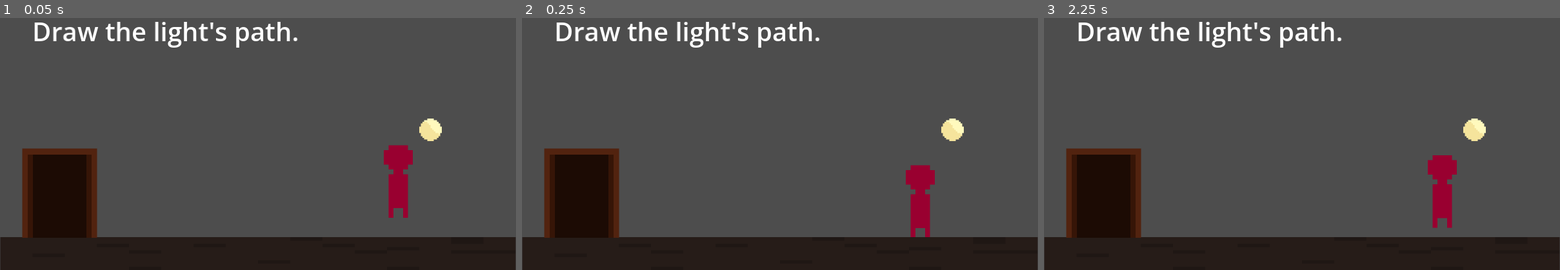
Above: before the commit, frames 1-3 (left to right).
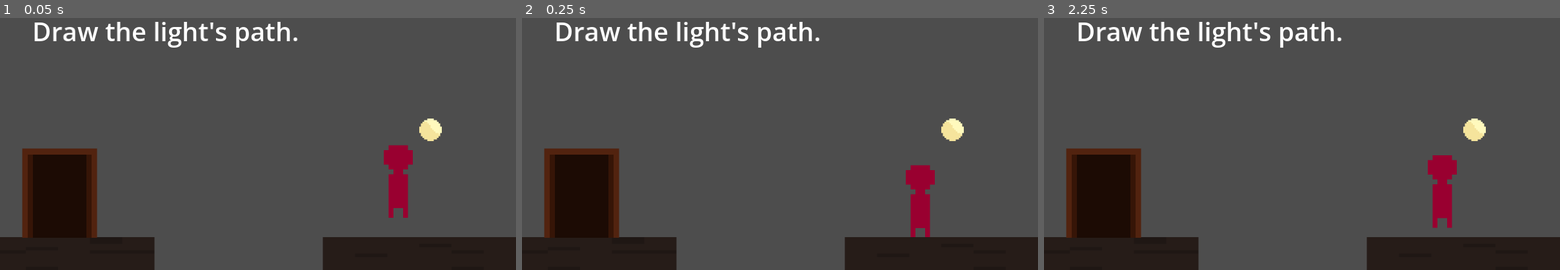
Above: after the commit, the same moments.

Repository: kvnfrr/Staylight
Game: Godot game, scene res://scenes/main.tscn
The game is run twice, just before and just after one commit, with the same random seed, the same clock (stepped at 60 frames per second) and the same inputs.
Inputs (mouse positions are in pixels of both pictures, inside the frame that each line leads up to):
- Up to frame 1 (0.05 s): no input
- Up to frame 2 (0.25 s): no input
- Up to frame 3 (2.25 s): tap Enter (start_run) at 0.5, 1.25, 1.35, 2 s; move the mouse to (1415, 111) at 0.52 s; hold D (move_right) 0.53-2.03 s; tap R (clear_path) at 0.6, 2.1 s; click (1415, 111) at 0.67 s; tap W (jump) at 0.77, 1.52 s; move the mouse to (1198, 138) at 1.27 s; move the mouse to (1353, 60) at 2.02 s; hold A (move_left) from 2.03 s (still down)

The runs differ from the first frame. In frame 1, 4.3% of the frame differs, in the area x 0-100%, y 86-100%; in frame 2, 4.3%; in frame 3, 4.3%.

Commit message:
Added death zones and temporary floors

Diff:
--- a/scenes/main.tscn
+++ b/scenes/main.tscn
@@ -16,6 +16,9 @@
 [sub_resource type="RectangleShape2D" id="RectangleShape2D_tefeu"]
 size = Vector2(48, 51)
 
+[sub_resource type="RectangleShape2D" id="RectangleShape2D_o6xl0"]
+size = Vector2(106, 20)
+
 [node name="Main" type="Node2D" unique_id=52698365]
 script = ExtResource("1_sugp2")
 
@@ -32,12 +35,22 @@
 texture = ExtResource("1_o5qli")
 
 [node name="Floor" type="StaticBody2D" parent="." unique_id=1975046369]
-position = Vector2(160, 176)
+position = Vector2(-64, 176)
 
 [node name="CollisionShape2D" type="CollisionShape2D" parent="Floor" unique_id=938798499]
 shape = SubResource("RectangleShape2D_o5qli")
 
 [node name="Sprite2D" type="Sprite2D" parent="Floor" unique_id=43845833]
+scale = Vector2(-19.98158, -2.0378146)
+texture = ExtResource("4_tefeu")
+
+[node name="Floor2" type="StaticBody2D" parent="Floor" unique_id=512038778]
+position = Vector2(424, 0)
+
+[node name="CollisionShape2D" type="CollisionShape2D" parent="Floor/Floor2" unique_id=80047924]
+shape = SubResource("RectangleShape2D_o5qli")
+
+[node name="Sprite2D" type="Sprite2D" parent="Floor/Floor2" unique_id=1053720543]
 scale = Vector2(-19.98158, -2.0378146)
 texture = ExtResource("4_tefeu")
 
@@ -72,4 +85,12 @@
 scale = Vector2(3.3124993, 3.6875005)
 texture = ExtResource("5_tbgi4")
 
+[node name="DeathZone" type="Area2D" parent="." unique_id=384160909]
+position = Vector2(104, 192)
+
+[node name="CollisionShape2D" type="CollisionShape2D" parent="DeathZone" unique_id=141276198]
+position = Vector2(43, 0)
+shape = SubResource("RectangleShape2D_o6xl0")
+
 [connection signal="body_entered" from="Exit" to="." method="_on_exit_body_entered"]
+[connection signal="body_entered" from="DeathZone" to="." method="_on_death_zone_body_entered"]
--- a/scripts/main.gd
+++ b/scripts/main.gd
@@ -119,13 +119,15 @@
 		if danger_timer >= danger_time_limit:
 			fail_run()
 
-func fail_run() -> void:
+func fail_run(message := "The dark found you. Press R to retry.") -> void:
 	state = GameState.DRAWING
 	player.controls_enabled = false
 	spirit_index = 0
 	danger_timer = 0.0
 	was_in_danger = false
-	message_label.text = "The dark found you. Press R to redraw."
+	path_finished = false
+	path_end_timer = 0.0
+	message_label.text = message
 
 func update_path_end(delta: float) -> void:
 	path_end_timer += delta
@@ -161,3 +163,7 @@
 	path_end_timer = 0.0
 
 	message_label.text = "Draw the light's path."
+
+func _on_death_zone_body_entered(body: Node2D) -> void:
+	if body == player and state == GameState.RUNNING:
+		fail_run("You fell. Press R to retry.")
